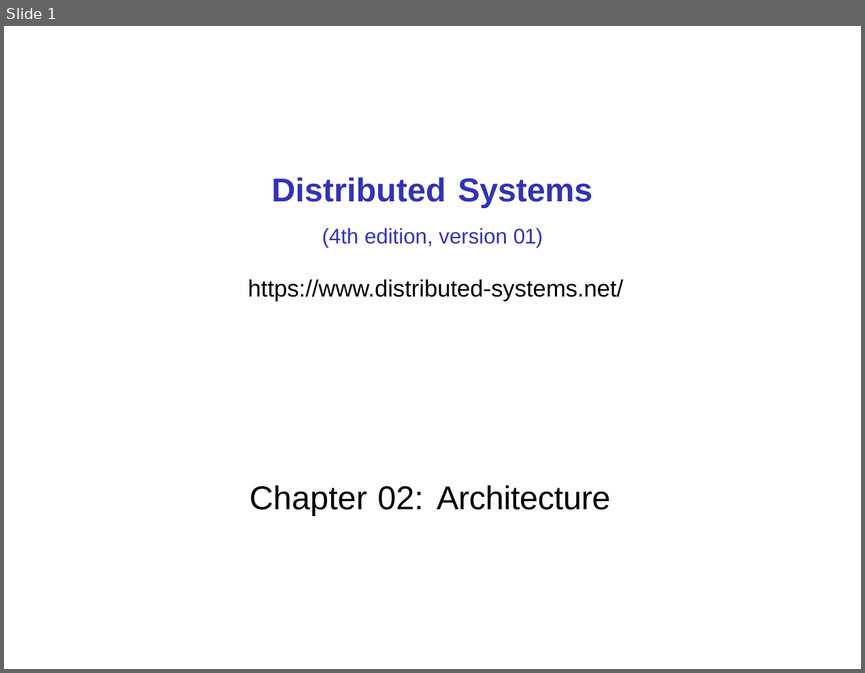
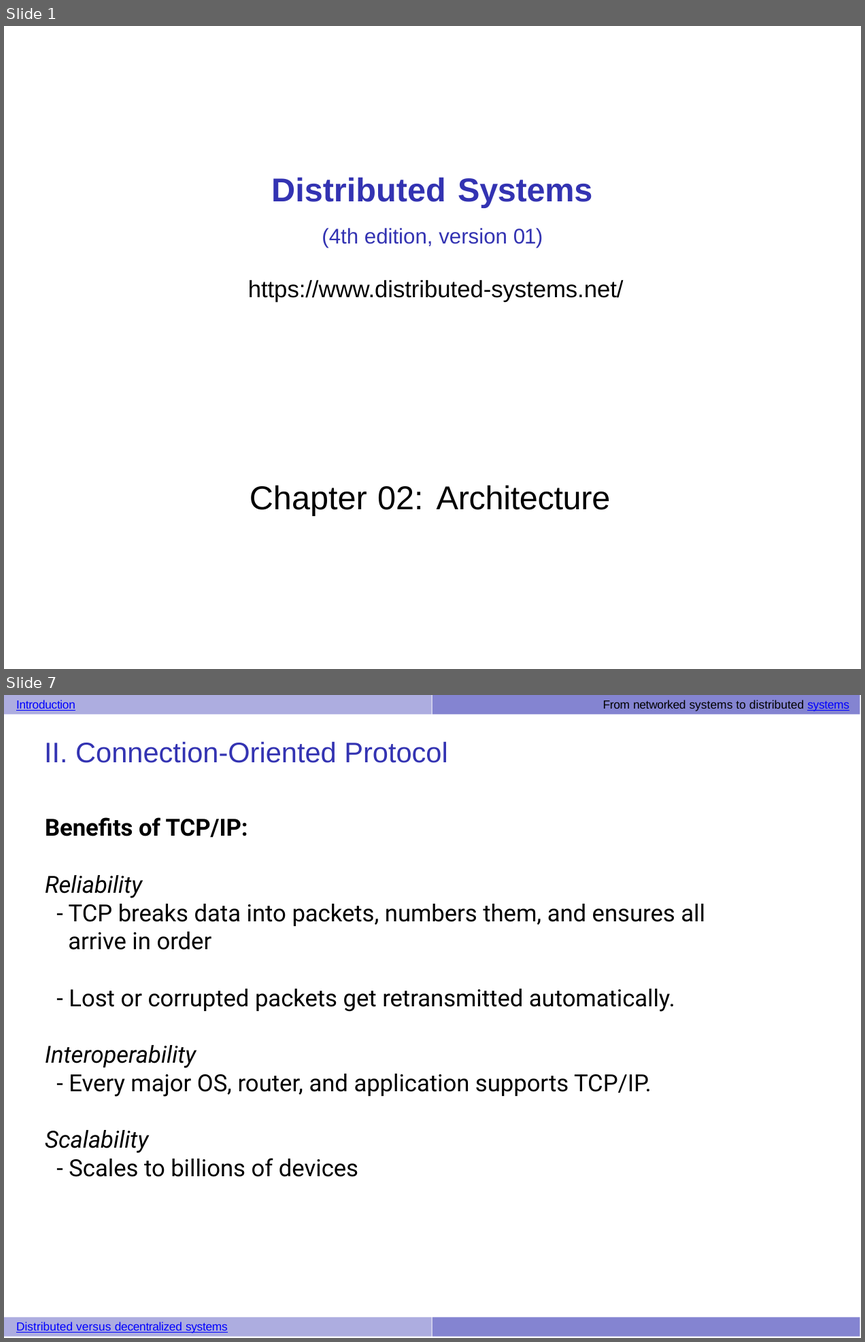
Before and after one commit to UVADS/distributed_computing, a slide deck: 03_dataframes_and_spark_sql/system_architecture_examples.pptx. Shown one above the other, each under a label of ours: slide 1 before the commit, slides 1 and 7 after it; the slides between them are not shown. The pictures are 865x673 and 865x1342 pixels, drawn with LibreOffice and Linux fonts; fonts in the diff are those of the drawing. Boxes give left, top, right and bottom in pixels: in the first picture for what was removed or moved away, otherwise in the second. Text is boxed around its words. In the diff, an @@ line names an element or a change of style, - is before the commit and + after.

```diff
--- a/03_dataframes_and_spark_sql/system_architecture_examples.pptx
+++ b/03_dataframes_and_spark_sql/system_architecture_examples.pptx
@@ slide 7 added at (x1=4, y1=695, x2=861, y2=1338), background #FFFFFF @@
@@ freeform shape added at (x1=4, y1=695, x2=432, y2=714), fill #ADADE0 @@
@@ text added at (x1=16, y1=700, x2=849, y2=711), 5 pt, text #000000 @@
+Introduction From networked systems to distributed systems
@@ freeform shape added at (x1=432, y1=695, x2=861, y2=714), fill #8484D1 @@
@@ title added at (x1=44, y1=742, x2=447, y2=763), 12 pt, text #3333B2 @@
+II. Connection-Oriented Protocol
@@ text added at (x1=45, y1=817, x2=705, y2=1177), 10 pt, text #000000 @@
+Benefits of TCP/IP:
+Reliability
+- TCP breaks data into packets, numbers them, and ensures all
+arrive in order
+- Lost or corrupted packets get retransmitted automatically.
+Interoperability
+- Every major OS, router, and application supports TCP/IP.
+Scalability
+- Scales to billions of devices
@@ freeform shape added at (x1=4, y1=1317, x2=432, y2=1336), fill #ADADE0 @@
@@ text added at (x1=16, y1=1322, x2=228, y2=1334), 5 pt, text #0000FF, underline @@
+Distributed versus decentralized systems
@@ freeform shape added at (x1=432, y1=1317, x2=861, y2=1336), fill #8484D1 @@
```
Also in this commit, not shown: 7 slides changed, 13 other slides added.
